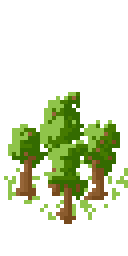
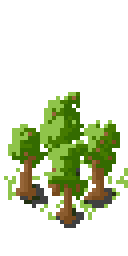
Revision of a layered 128px x 256px image; what changed, layer by layer:
added layer "shadow" (75%) above "grass" over [20, 168, 116, 228]
